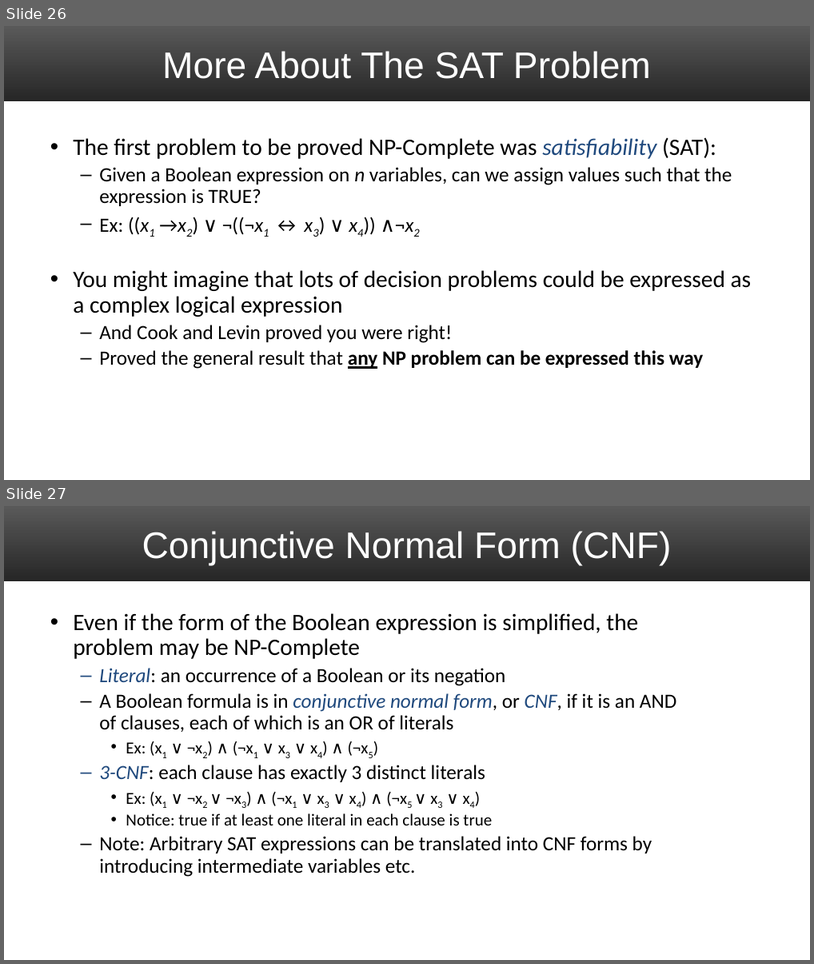
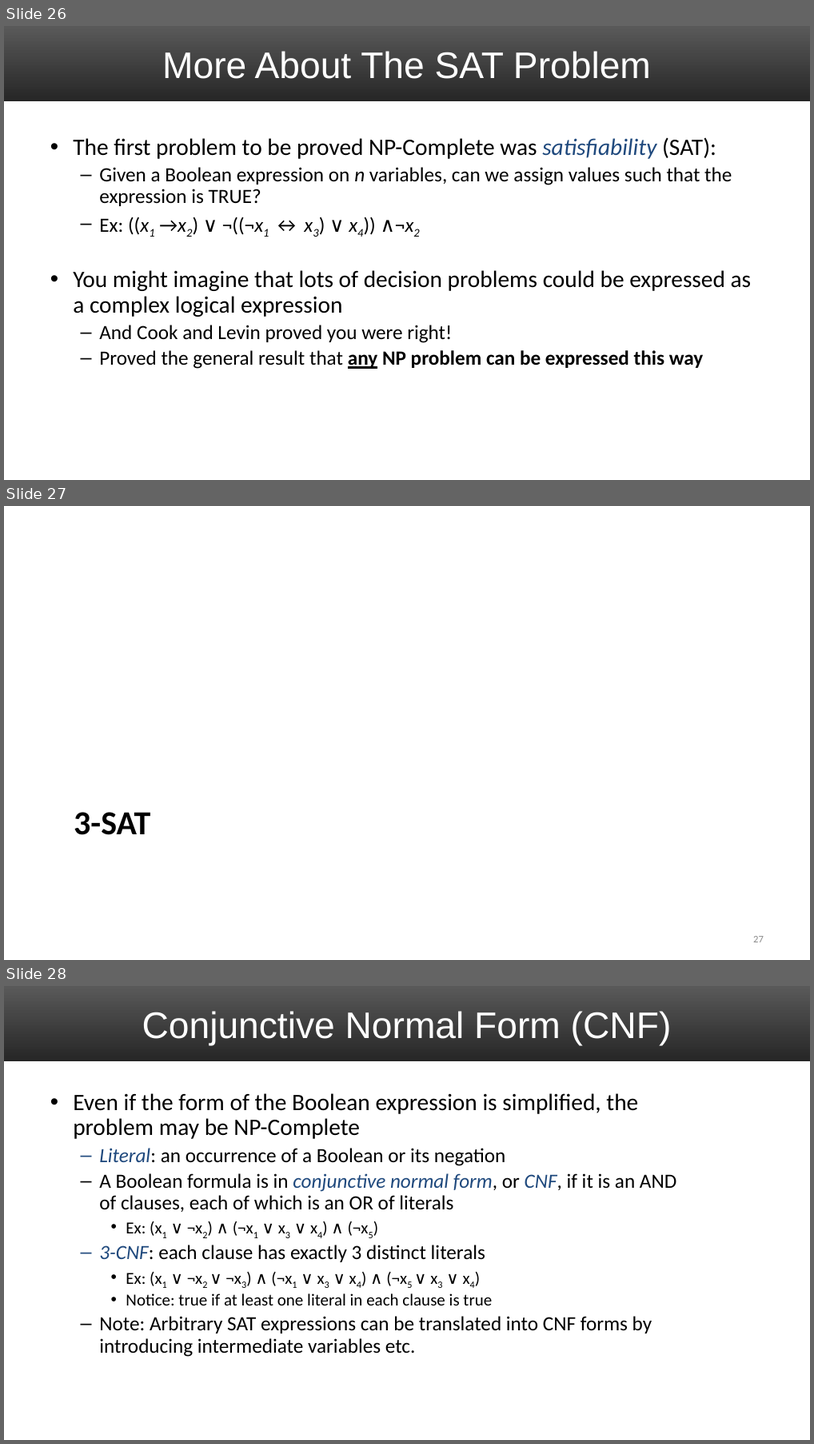
Before and after one commit to markfloryan/dsa2, a slide deck: slides/07-NPCIntro.pptx. Shown one above the other, each under a label of ours: slides 26 and 27 before the commit, slides 26, 27 and 28 after it. The pictures are 814x964 and 814x1444 pixels, drawn with LibreOffice and Linux fonts; fonts in the diff are those of the drawing. Boxes give left, top, right and bottom in pixels: in the first picture for what was removed or moved away, otherwise in the second. Text is boxed around its words. In the diff, an @@ line names an element or a change of style, - is before the commit and + after.

```diff
--- a/slides/07-NPCIntro.pptx
+++ b/slides/07-NPCIntro.pptx
@@ slide 27 added at (4,506,810,960), background #FFFFFF @@
@@ title added at (74,812,150,835), 40 pt, text #000000, bold @@
+3-SAT
@@ page number added at (754,936,764,942), 12 pt, text #8C8C8C @@
+27
@@ what was slide 27 is now slide 28 @@
```
Also in this commit, not shown: 2 slides changed, 10 other slides added, 2 slides removed, 2 other files.
